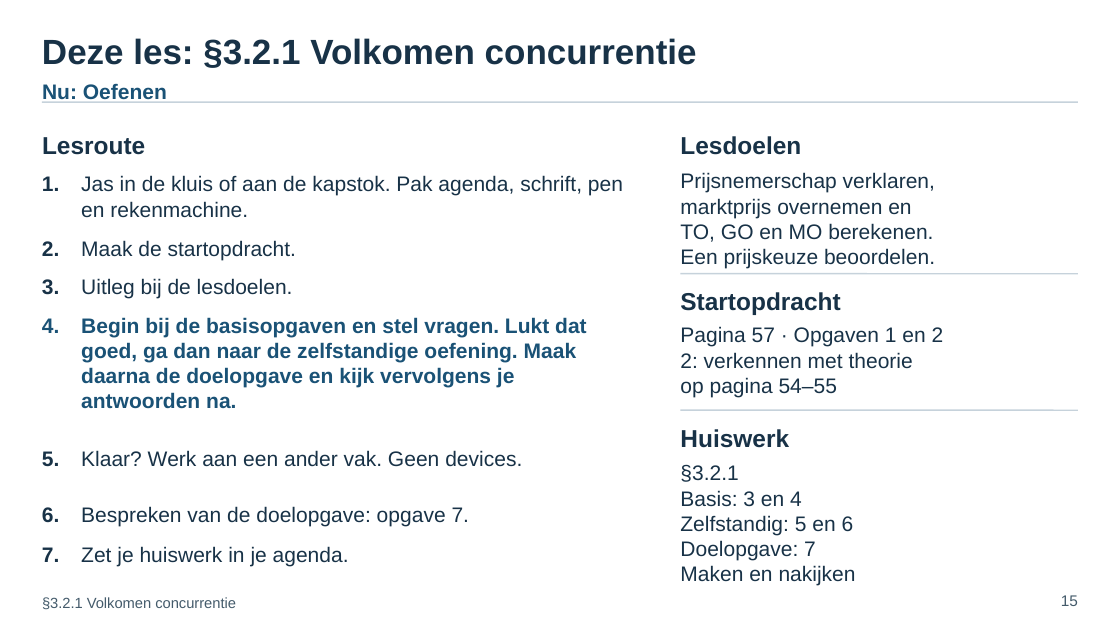
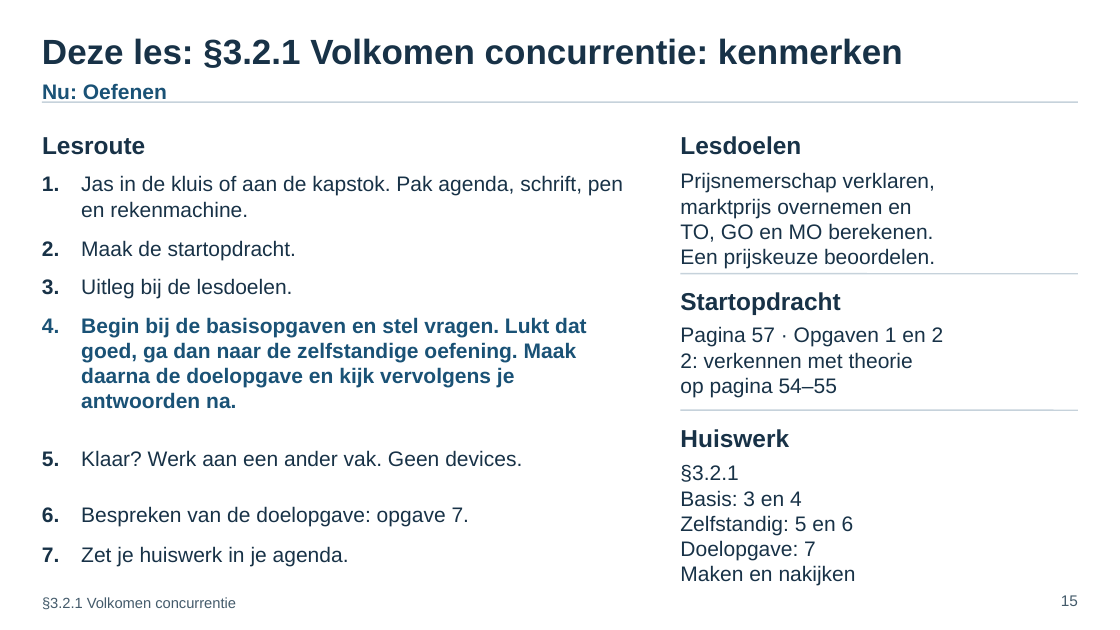
Before and after one commit to meijer1973/4veco-lessen, a slide deck: slide 15 of edities/books34-v3/books/book-3/chapters/3.2/paragraph-pdfs/3.2.1 Volkomen concurrentie – presentatie.pptx. Drawn at 1120x630 pixels with LibreOffice and Linux fonts; fonts in the diff are those of the drawing. Boxes give left, top, right and bottom in pixels: in the first picture for what was removed or moved away, otherwise in the second. Text is boxed around its words. In the diff, an @@ line names an element or a change of style, - is before the commit and + after.

```diff
--- a/edities/books34-v3/books/book-3/chapters/3.2/paragraph-pdfs/3.2.1 Volkomen concurrentie – presentatie.pptx
+++ b/edities/books34-v3/books/book-3/chapters/3.2/paragraph-pdfs/3.2.1 Volkomen concurrentie – presentatie.pptx
@@ text at <box>42,38,903,68</box>: text changed @@
-Deze les: §3.2.1 Volkomen concurrentie
+Deze les: §3.2.1 Volkomen concurrentie: kenmerken
```
Also in this commit, not shown: 2 other slides changed, 2 other files.
